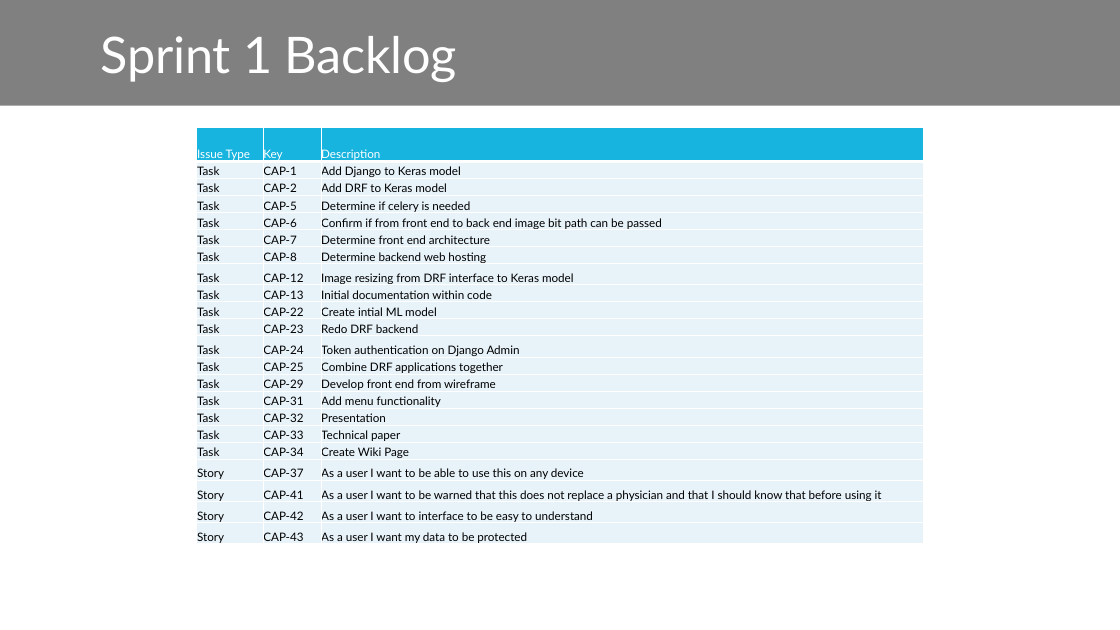
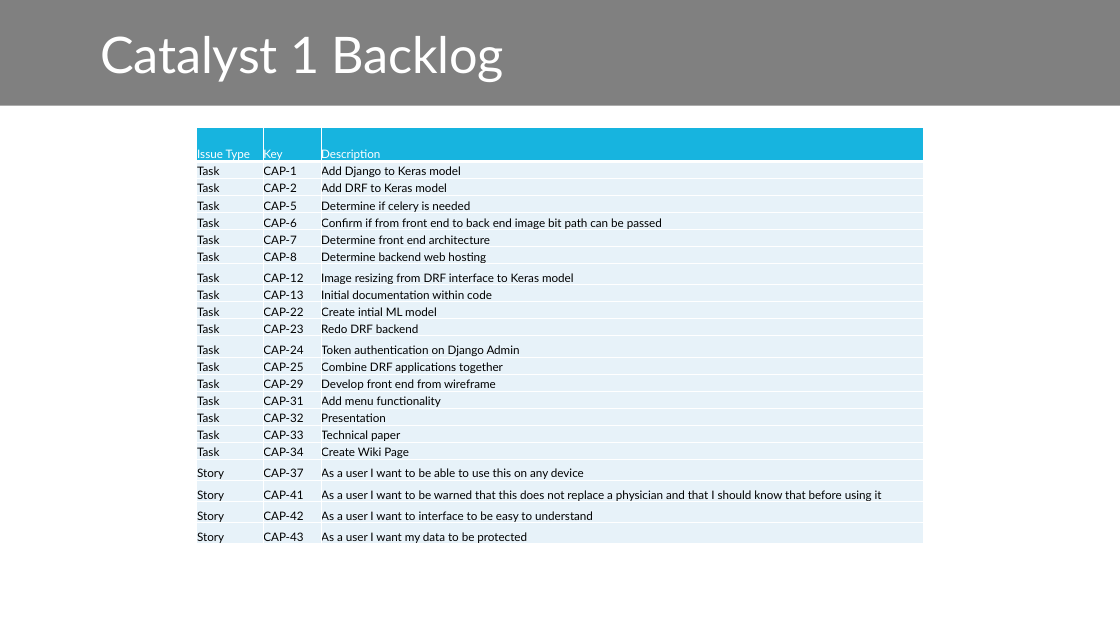
Before and after one commit to htmw/SpotCheckAI, a slide deck: slide 15 of documents/presentations/Deliverable 1 Presentation.pptx. Drawn at 1120x630 pixels with LibreOffice and Linux fonts; fonts in the diff are those of the drawing; background and template pictures are left out. Boxes give left, top, right and bottom in pixels: in the first picture for what was removed or moved away, otherwise in the second. Text is boxed around its words. In the diff, an @@ line names an element or a change of style, - is before the commit and + after.

```diff
--- a/documents/presentations/Deliverable 1 Presentation.pptx
+++ b/documents/presentations/Deliverable 1 Presentation.pptx
@@ title at (x1=101, y1=36, x2=504, y2=82): text changed @@
-Sprint 1 Backlog
+Catalyst 1 Backlog
```
Also in this commit, not shown: 3 other slides changed, 8 other files.
